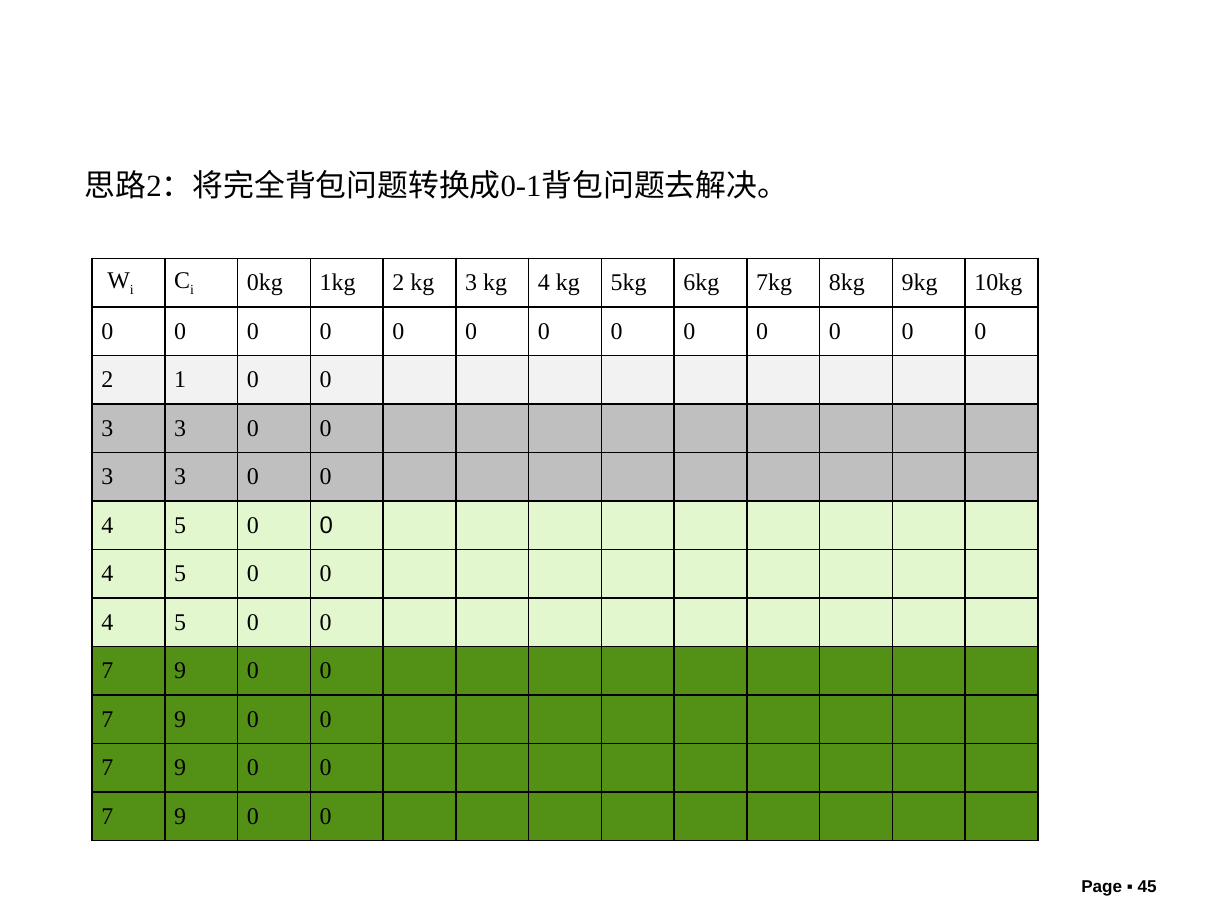
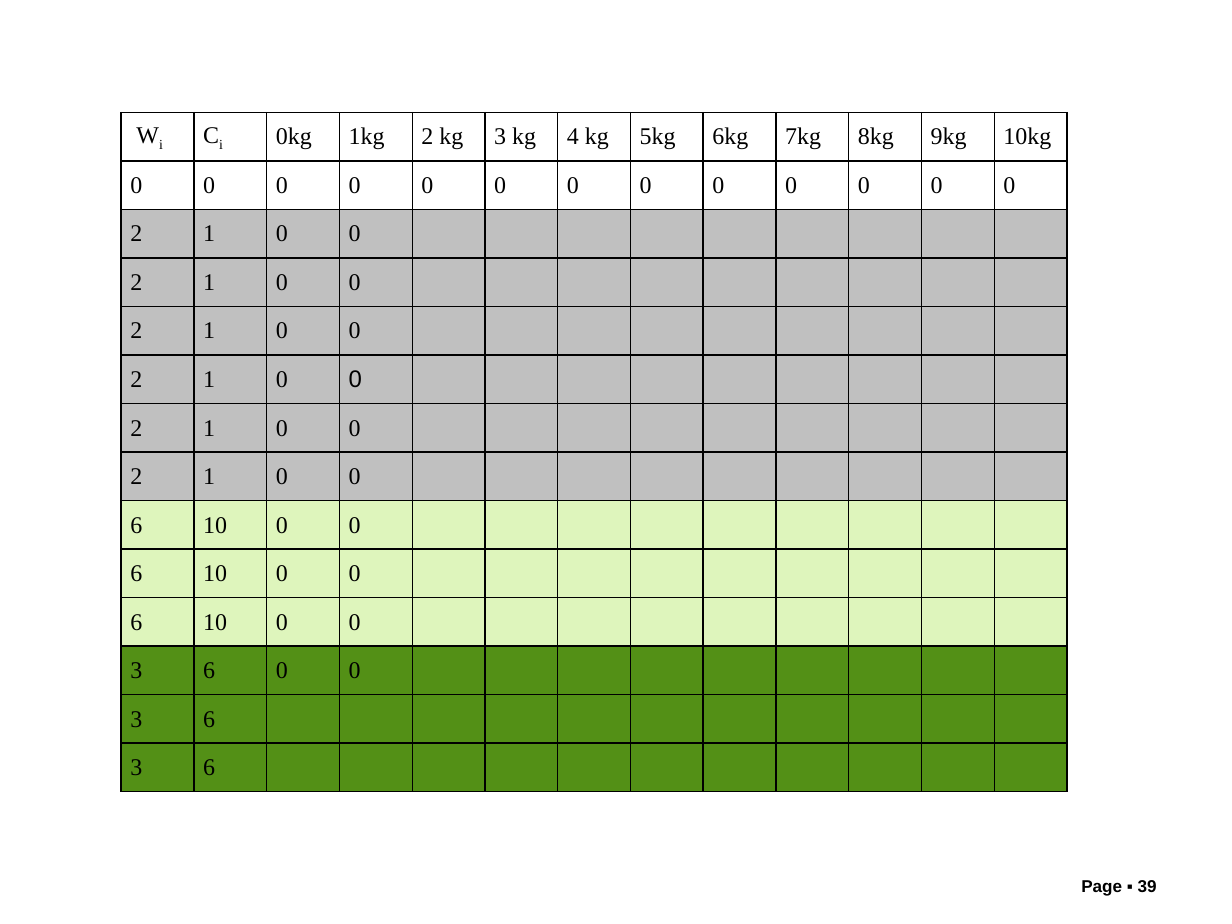
Before and after one commit to liutongling/DP, a slide deck: slide 39 of file/第5章 动态规划法.pptx (slide 45 before the commit). Drawn at 1232x924 pixels with LibreOffice and Linux fonts; fonts in the diff are those of the drawing; background and template pictures are left out. Boxes give left, top, right and bottom in pixels: in the first picture for what was removed or moved away, otherwise in the second. Text is boxed around its words. In the diff, an @@ line names an element or a change of style, - is before the commit and + after.

```diff
--- a/file/第5章 动态规划法.pptx
+++ b/file/第5章 动态规划法.pptx
@@ table at box(121, 112, 1066, 791) @@
-row 4: 3 | 3 | 0 | 0 |  |  |  |  |  |  |  |  | 
-row 5: 3 | 3 | 0 | 0 |  |  |  |  |  |  |  |  | 
-row 6: 4 | 5 | 0 | 0 |  |  |  |  |  |  |  |  | 
-row 7: 4 | 5 | 0 | 0 |  |  |  |  |  |  |  |  | 
-row 8: 4 | 5 | 0 | 0 |  |  |  |  |  |  |  |  | 
-row 9: 7 | 9 | 0 | 0 |  |  |  |  |  |  |  |  | 
-row 10: 7 | 9 | 0 | 0 |  |  |  |  |  |  |  |  | 
-row 11: 7 | 9 | 0 | 0 |  |  |  |  |  |  |  |  | 
-row 12: 7 | 9 | 0 | 0 |  |  |  |  |  |  |  |  | 
+row 4: 2 | 1 | 0 | 0 |  |  |  |  |  |  |  |  | 
+row 5: 2 | 1 | 0 | 0 |  |  |  |  |  |  |  |  | 
+row 6: 2 | 1 | 0 | 0 |  |  |  |  |  |  |  |  | 
+row 7: 2 | 1 | 0 | 0 |  |  |  |  |  |  |  |  | 
+row 8: 2 | 1 | 0 | 0 |  |  |  |  |  |  |  |  | 
+row 9: 6 | 10 | 0 | 0 |  |  |  |  |  |  |  |  | 
+row 10: 6 | 10 | 0 | 0 |  |  |  |  |  |  |  |  | 
+row 11: 6 | 10 | 0 | 0 |  |  |  |  |  |  |  |  | 
+row 12: 3 | 6 | 0 | 0 |  |  |  |  |  |  |  |  | 
+row 13: 3 | 6 |  |  |  |  |  |  |  |  |  |  | 
+row 14: 3 | 6 |  |  |  |  |  |  |  |  |  |  | 
@@ table: place and size @@
-table at box(92, 259, 1037, 840)
+table at box(121, 112, 1066, 791)
@@ text removed at box(85, 170, 788, 199) @@
-思路2：将完全背包问题转换成0-1背包问题去解决。
@@ page number at box(1081, 880, 1157, 896): text changed @@
-Page ▪ 45
+Page ▪ 39
```
Also in this commit, not shown: 2 other slides changed, 2 slides added, 2 other files.
